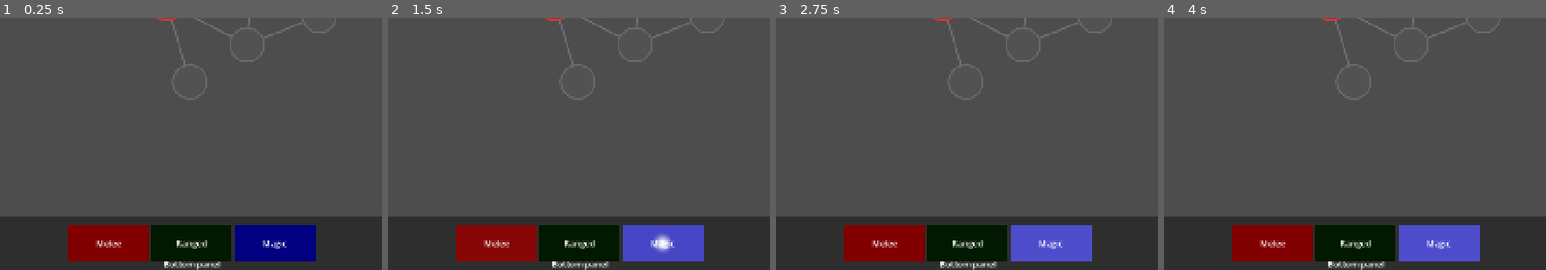
Above: before the commit, frames 1-4 (left to right).
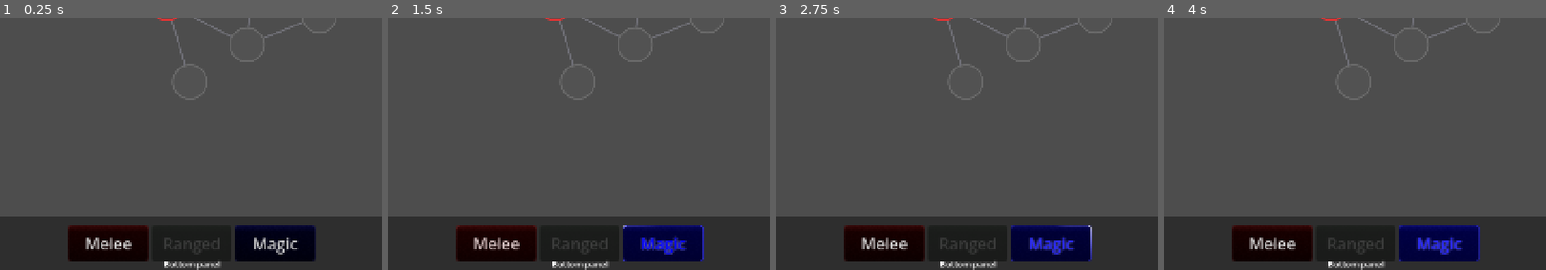
Above: after the commit, the same moments.

Repository: Koaieus/skill-tree-of-life
Game: Godot game, scene res://scenes/dev_sandbox.tscn
Two runs of this game, one before a commit and one after it. Both use one fixed random seed, a clock stepped at 60 frames per second and the inputs below.
Inputs:
- Up to frame 1 (0.25 s): no input
- Up to frame 2 (1.5 s): click "Melee" at 0.5 s; click "Magic" at 1.25 s
- Up to frame 3 (2.75 s): click "To Battle" at 2 s
- Up to frame 4 (4 s): click "Consolidate" at 2.75 s; click "End Turn" at 3.5 s
The pictures show only the part of the screen within x 25-75%, y 50-100%; the shares and areas given below are measured in that part.

The runs differ from the first frame. In frame 1, 9.1% of the frame differs, in the area x 17-83%, y 82-97%; in frame 2, 9.1%; in frame 3, 9.1%; in frame 4, 9.1%.

Commit message:
feat(ui): fancy action button shaders — SDF shape, rim, orbit arc, text glow
Background shader: rounded-rect SDF with pixel-AA corners, convex top-lit
bevel, tinted rim ring, mouse-proximity radial glow, active breathing fill
pulse, orbiting arc sweeping the rim via atan+TIME, and hash dither noise.

Text shader: 4-tap halo that spills outside glyphs only, text color shifts
from off-white to tint on hover/active.

GDScript refactor: _push(param, value) broadcasts to [_bg_mat, _text_mat];
Godot silently ignores params a shader doesn't declare, so all state flows
through a single call site — no per-material boilerplate when adding uniforms.

Also fixes stat_registry.gd path (stats_system/list → entity/stats/list),
a stale reference left over from the stats relocation refactor.

Co-Authored-By: Claude Sonnet 4.6 <noreply@anthropic.com>

Diff:
--- a/autoload/stat_registry.gd
+++ b/autoload/stat_registry.gd
@@ -7,15 +7,15 @@
 
 
 func _ready() -> void:
-	var dir := DirAccess.open("res://stats_system/list")
+	var dir := DirAccess.open("res://entity/stats/list")
 	if dir == null:
-		push_warning("StatRegistry: could not open res://stats_system/list")
+		push_warning("StatRegistry: could not open res://entity/stats/list")
 		return
 	dir.list_dir_begin()
 	var file := dir.get_next()
 	while file != "":
 		if file.ends_with(".tres"):
-			var res := load("res://stats_system/list/" + file)
+			var res := load("res://entity/stats/list/" + file)
 			if res is StatDef:
 				_defs[res.id] = res
 		file = dir.get_next()
--- a/ui/action_bar/action_toggle_button.gd
+++ b/ui/action_bar/action_toggle_button.gd
@@ -1,4 +1,6 @@
 extends Button
+
+const TEXT_SHADER := preload("res://ui/action_bar/action_toggle_button_text.gdshader")
 
 @export_color_no_alpha var tint: Color = Color.WHITE
 @export_range(0.0, 1.0, 0.01) var glow_radius: float = 0.3
@@ -7,7 +9,10 @@
 
 @onready var color_rect: ColorRect = $ColorRect
 @onready var label: Label = $Label
-@onready var _mat: ShaderMaterial = color_rect.material as ShaderMaterial
+@onready var _bg_mat: ShaderMaterial = color_rect.material as ShaderMaterial
+
+var _text_mat := ShaderMaterial.new()
+var _materials: Array[ShaderMaterial] = []
 
 var _hover_tweener: Tween
 var _active_tweener: Tween
@@ -16,30 +21,37 @@
 var hovered: float = 0.0:
 	set(value):
 		hovered = value
-		if _mat: _mat.set_shader_parameter("glow_strength", value)
+		_push("glow_strength", value)
 
 var active: float = 0.0:
 	set(value):
 		active = value
-		if _mat: _mat.set_shader_parameter("active_strength", value)
+		_push("active_strength", value)
 
 var _disabled: float = 0.0:
 	set(value):
 		_disabled = value
-		if _mat: _mat.set_shader_parameter("disabled_strength", value)
+		_push("disabled_strength", value)
 
 func _ready() -> void:
 	label.text = text
 	text = ""
+
+	_text_mat.shader = TEXT_SHADER
+	label.material = _text_mat
+	_materials = [_bg_mat, _text_mat]
+
+	_push("tint", tint)
+	_push("glow_radius", glow_radius)
+	_push("texture_size", size)
 	_set_disabled.call_deferred(disabled)
-	_mat.set_shader_parameter("tint", tint)
-	_mat.set_shader_parameter("glow_radius", glow_radius)
-	if _mat: _mat.set_shader_parameter('texture_size', size)
 
+func _push(param: String, value: Variant) -> void:
+	for mat in _materials:
+		mat.set_shader_parameter(param, value)
 
 func _process(_delta: float) -> void:
-	var uv := get_local_mouse_position() / size
-	_mat.set_shader_parameter("mouse_uv", uv)
+	_push("mouse_uv", get_local_mouse_position() / size)
 
 func _set_disabled(is_disabled: bool) -> void:
 	disabled = is_disabled
@@ -60,18 +72,14 @@
 	_active_tweener = create_tween()
 	_active_tweener.tween_property(self, "active", to, ANIMATION_TIME)
 
-
 func _on_mouse_entered() -> void:
 	_tween_hover(1.0)
-
 
 func _on_mouse_exited() -> void:
 	_tween_hover(0.0)
 
-
 func _on_toggled(toggled_on: bool) -> void:
 	_tween_active(float(toggled_on))
 
-
 func _on_resized() -> void:
-	if _mat: _mat.set_shader_parameter('texture_size', size)
+	_push("texture_size", size)
--- a/ui/action_bar/action_toggle_button.gdshader
+++ b/ui/action_bar/action_toggle_button.gdshader
@@ -8,20 +8,80 @@
 uniform float active_strength : hint_range(0.0, 1.0) = 0.0;
 uniform float disabled_strength : hint_range(0.0, 1.0) = 0.0;
 
+const float CORNER_RADIUS = 0.12; // fraction of button height
+const float RIM_WIDTH     = 0.04;
+const float ARC_ANGULAR_SPEED = .28;  //  0.28
+const float BREATHING_SPEED = 3.;
 
+// Rounded-rect SDF: p centered at origin, b = full half-extents, r = corner radius.
+float sdf_rrect(vec2 p, vec2 b, float r) {
+    vec2 d = abs(p) - b + r;
+    return length(max(d, vec2(0.0))) + min(max(d.x, d.y), 0.0) - r;
+}
 
-const vec4 GLOW_COLOR = vec4(1.0);
-const float DISABLED_DARKENING = 0.8;
+float hash21(vec2 p) {
+    return fract(sin(dot(p, vec2(127.1, 311.7))) * 43758.5453);
+}
 
 void fragment() {
-	float aspect = float(texture_size.x) / float(texture_size.y);
-	vec2 corrected_uv = vec2(UV.x * aspect, UV.y);
-	vec2 corrected_mouse = vec2(mouse_uv.x * aspect, mouse_uv.y);
+    float aspect = float(texture_size.x) / float(texture_size.y);
 
-	float d = distance(corrected_uv, corrected_mouse);
-	float falloff = 1.0 - smoothstep(0.0, glow_radius, d);
-	float glow = falloff * max(glow_strength, active_strength) * mix(0.2, 1.0, 1. - disabled_strength);
-	vec3 base = tint * 0.5 + vec3(active_strength) * 0.3;
-	base *= 1. - disabled_strength * DISABLED_DARKENING;
-	COLOR = mix(vec4(base, 1.0), GLOW_COLOR, glow);
+    // Aspect-corrected, origin-centred space (y: -0.5..0.5, x: -0.5*aspect..0.5*aspect)
+    vec2 p  = (UV - 0.5) * vec2(aspect, 1.0);
+    vec2 mp = (mouse_uv - 0.5) * vec2(aspect, 1.0);
+
+    float dist = sdf_rrect(p, vec2(0.5 * aspect, 0.5), CORNER_RADIUS);
+
+    // Pixel-AA shape mask — discard empty corners
+    float aa    = length(vec2(dFdx(dist), dFdy(dist)));
+    float shape = 1.0 - smoothstep(-aa, aa, dist);
+    if (shape < 0.001) discard;
+
+    // Rim mask: 1 at border, fades inward over RIM_WIDTH
+    float rim = shape * smoothstep(RIM_WIDTH, 0.0, -dist);
+
+    // ── Base fill ─────────────────────────────────────────────────────────────
+    // Dark tint; top-lit gradient simulates a convex surface.
+    float top_light = 1.0 - UV.y * 0.5;
+    vec3 col = tint * 0.10 * top_light;
+
+    // Bevel: thin bright strip at the top edge (light source above)
+    float bevel = smoothstep(0.22, 0.0, UV.y) * 0.07;
+    col += tint * bevel + vec3(bevel * 0.35);
+
+    // ── Mouse proximity glow ──────────────────────────────────────────────────
+    float md         = distance(p, mp);
+    float mouse_spot = 1.0 - smoothstep(0.0, glow_radius * 0.5, md);
+    col += tint * mouse_spot * glow_strength * 0.30;
+
+    // ── Active fill: breathing tint pulse ─────────────────────────────────────
+    float pulse = sin(TIME * 2.8 * BREATHING_SPEED) * 0.5 + 0.5;
+    col += tint * active_strength * (0.12 + pulse * 0.06);
+
+    // ── Rim layer ─────────────────────────────────────────────────────────────
+    // Always dimly present; brightened by hover and active.
+    float rim_bright = 0.20 + glow_strength * 0.45 + active_strength * 0.65;
+    col += mix(tint, vec3(1.0), 0.22) * rim_bright * rim;
+
+    // Mouse also brightens the rim near the cursor
+    col += tint * rim * mouse_spot * glow_strength * 0.55;
+
+    // ── Orbit arc: glowing spark sweeping around the rim when active ──────────
+    // atan gives angle around center; fract makes it a 0..1 position that
+    // advances with TIME. The spark is a smooth arc ~30 % of perimeter wide.
+    float angle  = atan(p.y, p.x);
+    float flow_t = fract(angle / TAU - TIME * ARC_ANGULAR_SPEED);
+    float flow   = smoothstep(0.0, 0.12, flow_t) * smoothstep(0.32, 0.12, flow_t);
+    col += mix(vec3(1.0), tint, 0.15) * rim * flow * active_strength * 1.8;
+
+    // ── Subtle dithered noise ─────────────────────────────────────────────────
+    vec2 noise_cell = floor(UV * vec2(float(texture_size.x), float(texture_size.y)) * 0.3);
+    col += (hash21(noise_cell) - 0.5) * 0.015;
+
+    // ── Disabled: desaturate to dim luma, reduce alpha ────────────────────────
+    float luma = dot(col, vec3(0.299, 0.587, 0.114));
+    col   = mix(col, vec3(luma * 0.30), disabled_strength * 0.85);
+    float alpha = shape * (1.0 - disabled_strength * 0.55);
+
+    COLOR = vec4(col, alpha);
 }
--- a/ui/action_bar/action_toggle_button.tscn
+++ b/ui/action_bar/action_toggle_button.tscn
@@ -25,6 +25,9 @@
 shader_parameter/active_strength = 0.0
 shader_parameter/disabled_strength = 0.0
 
+[sub_resource type="LabelSettings" id="LabelSettings_ndpa3"]
+font_size = 30
+
 [node name="ActionToggleButton" type="Button" unique_id=1205266549]
 custom_minimum_size = Vector2(32, 32)
 size_flags_horizontal = 3
@@ -35,6 +38,7 @@
 theme_override_styles/focus = SubResource("StyleBoxEmpty_46ywa")
 toggle_mode = true
 button_group = ExtResource("1_b2a6j")
+text = "Button"
 script = ExtResource("2_inglx")
 tint = Color(0, 0.59229046, 0.65951425, 1)
 glow_radius = 0.31
@@ -56,6 +60,8 @@
 anchor_bottom = 1.0
 grow_horizontal = 2
 grow_vertical = 2
+text = "Label"
+label_settings = SubResource("LabelSettings_ndpa3")
 horizontal_alignment = 1
 vertical_alignment = 1
 
--- /dev/null
+++ b/ui/action_bar/action_toggle_button_text.gdshader
@@ -0,0 +1,38 @@
+shader_type canvas_item;
+
+// Only the subset of params this shader uses; the rest pushed by GDScript are ignored.
+uniform vec3 tint : source_color;
+uniform float glow_strength   : hint_range(0.0, 1.0) = 0.0;
+uniform float active_strength : hint_range(0.0, 1.0) = 0.0;
+uniform float disabled_strength : hint_range(0.0, 1.0) = 0.0;
+
+void fragment() {
+    vec4 glyph = texture(TEXTURE, UV);
+
+    // 4-tap halo: sample ±1.5 px outside the glyph for a soft glow corona.
+    float halo_px = 1.5;
+    float halo = 0.0;
+    halo += texture(TEXTURE, UV + TEXTURE_PIXEL_SIZE * vec2( halo_px, 0.0)).a;
+    halo += texture(TEXTURE, UV + TEXTURE_PIXEL_SIZE * vec2(-halo_px, 0.0)).a;
+    halo += texture(TEXTURE, UV + TEXTURE_PIXEL_SIZE * vec2(0.0,  halo_px)).a;
+    halo += texture(TEXTURE, UV + TEXTURE_PIXEL_SIZE * vec2(0.0, -halo_px)).a;
+    // Only let halo spill outside the glyph itself
+    halo = halo * 0.25 * (1.0 - glyph.a);
+
+    float glow_power = active_strength * 0.7 + glow_strength * 0.25;
+    float color_t    = active_strength * 0.8 + glow_strength * 0.35;
+
+    // Text: off-white baseline → tint when active/hovered
+    vec3 text_col = mix(vec3(0.82), tint * 1.1, clamp(color_t, 0.0, 1.0));
+
+    // Disabled: desaturate and dim
+    float luma = dot(text_col, vec3(0.299, 0.587, 0.114));
+    text_col = mix(text_col, vec3(luma * 0.35), disabled_strength * 0.85);
+
+    // Composite: halo behind glyph, text_col on top — weighted by alpha contribution.
+    vec3 halo_col = mix(vec3(1.0), tint, 0.25) * glow_power;
+    float alpha = clamp(glyph.a + halo * glow_power, 0.0, 1.0);
+    vec3 col = mix(halo_col, text_col, glyph.a / max(alpha, 0.001));
+
+    COLOR = vec4(col, alpha * (1.0 - disabled_strength * 0.5));
+}
Not shown, added: ui/action_bar/action_toggle_button_text.gdshader.uid
